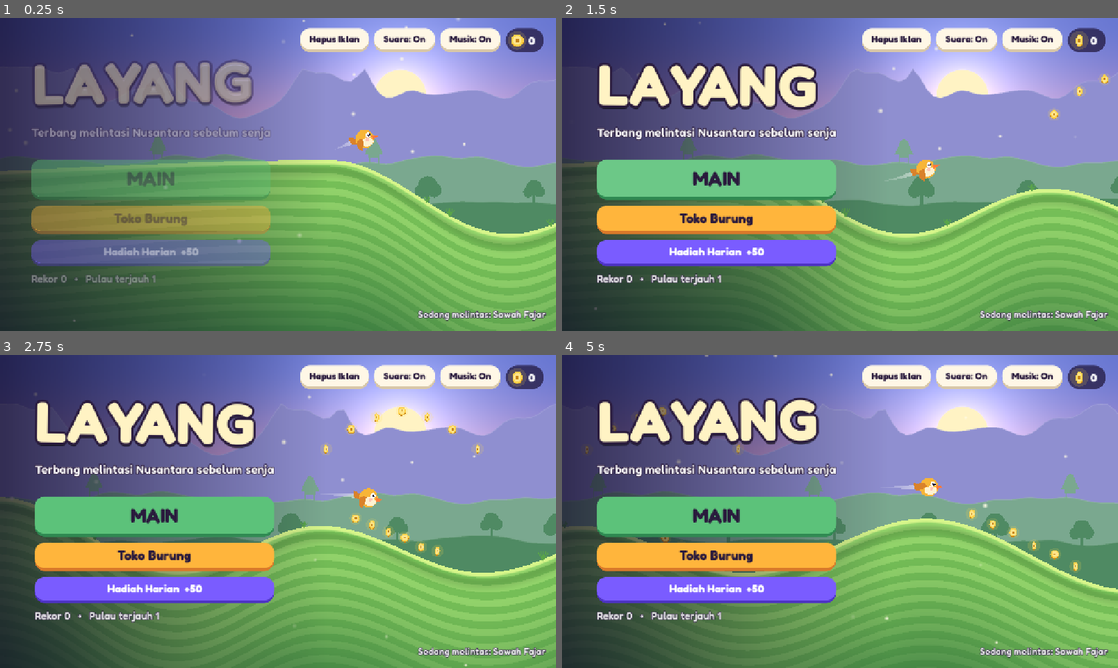
Above: before the commit, frames 1-4 (two rows, left to right).
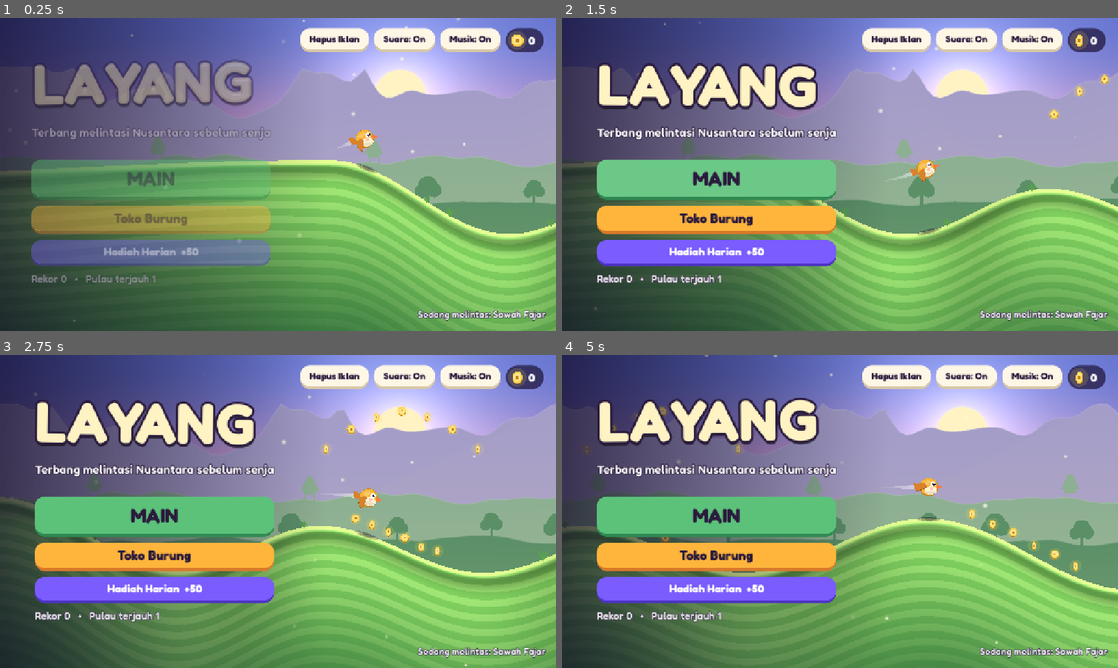
Above: after the commit, the same moments.

Repository: lutfidev/layang
Game: Godot game, scene res://scenes/main_menu.tscn
Same seed, same stepped clock (60 frames per second), same inputs: the game is played once before the commit and once after it.
Inputs (mouse positions are in pixels of both pictures, inside the frame that each line leads up to):
- Up to frame 1 (0.25 s): no input
- Up to frame 2 (1.5 s): move the mouse to (962, 158) at 0.52 s; hold Up 0.53-1.28 s; hold Space (fly) 0.53-1.28 s; click (962, 158) at 0.67 s; move the mouse to (728, 190) at 1.27 s; tap Space (fly) at 1.35 s
- Up to frame 3 (2.75 s): move the mouse to (333, 442) at 2.02 s; hold Up from 2.03 s (still down); hold Space (fly) from 2.03 s (still down)
- Up to frame 4 (5 s): move the mouse to (812, 574) at 2.77 s; release Space (fly) at 2.78 s; tap Space (fly) at 2.85, 4.35 s; click (812, 574) at 2.92 s; move the mouse to (1006, 558) at 3.52 s; release Up at 3.53 s; hold Space (fly) 3.53-4.28 s; move the mouse to (673, 464) at 4.27 s

The runs differ from the first frame. In frame 1, 2.8% of the frame differs, in the area x 56-100%, y 34-72%; in frame 2, 3.9%; in frame 3, 5.0%; in frame 4, 5.1%, in the area x 40-100%, y 31-70%.

Commit message:
2.5D depth: sun-facing hill lighting, atmospheric haze, ball shading, soft shadows
Hill slope is packed into vertex colour and lit from each biome's sun direction.
Bird and sea monster get shaded bodies and a shadow on the ground/water;
submerged monster parts show as dark shapes under the surface.

Diff:
--- a/scripts/world/art.gd
+++ b/scripts/world/art.gd
@@ -207,7 +207,9 @@
 		var fx := pos.x + (6.0 + i * 20.0) * s
 		var fy := pos.y - r * 0.82 + i * 7.0 * s
 		ci.draw_colored_polygon(PackedVector2Array([Vector2(fx - 13.0 * s, fy + 8.0 * s), Vector2(fx + 4.0 * s, fy - 26.0 * s + wob), Vector2(fx + 15.0 * s, fy + 10.0 * s)]), body.lightened(0.25))
-	ellipse(ci, pos, r * 1.05, r, body)
+	ellipse(ci, pos, r * 1.05, r, body.darkened(0.22))
+	ellipse(ci, pos + Vector2(0, -r * 0.08), r * 0.95, r * 0.9, body)
+	ellipse(ci, pos + Vector2(r * 0.1, -r * 0.55), r * 0.4, r * 0.18, Color(1, 1, 1, 0.2), 0.2)
 	# mouth: dark wedge opening from a hinge at the cheek
 	var open := mouth_open * 0.8
 	var hinge := pos + Vector2(r * 0.25, r * 0.15)
@@ -235,3 +237,17 @@
 	ci.draw_circle(eye + Vector2(-8.0 * s, -3.0 * s), 4.0 * s, Color.WHITE)
 	ci.draw_line(eye + Vector2(-20.0 * s, -24.0 * s), eye + Vector2(12.0 * s, -16.0 * s), body.darkened(0.5), 6.0 * s)
 	ci.draw_circle(pos + Vector2(r * 0.3, -r * 0.05), 9.0 * s, Color(1.0, 0.45, 0.6, 0.45))
+
+
+## A circle shaded like a ball lit from above: darker rim at the bottom, soft highlight on top.
+static func ball(ci: CanvasItem, c: Vector2, r: float, col: Color) -> void:
+	ci.draw_circle(c, r, col.darkened(0.22))
+	ci.draw_circle(c + Vector2(0, -r * 0.08), r * 0.9, col)
+	ellipse(ci, c + Vector2(-r * 0.2, -r * 0.45), r * 0.42, r * 0.22, Color(1, 1, 1, 0.22), -0.3)
+
+
+## Soft ground shadow: a few stacked translucent ellipses.
+static func shadow(ci: CanvasItem, c: Vector2, rx: float, ry: float, alpha: float, rot: float = 0.0) -> void:
+	for i in 3:
+		var k := 1.0 - i * 0.28
+		ellipse(ci, c, rx * k, ry * k, Color(0.05, 0.02, 0.12, alpha * 0.4), rot)
--- a/scripts/world/backdrop.gd
+++ b/scripts/world/backdrop.gd
@@ -41,6 +41,12 @@
 		_draw_layer(lb[i], blend, size)
 
 
+func _haze_color() -> Color:
+	var a: Color = biome_a.get("sky_horizon", biome_b.sky_horizon)
+	var b: Color = biome_b.sky_horizon
+	return a.lerp(b, blend) * tint
+
+
 func _profile(L: Dictionary, u: float, base_y: float) -> float:
 	var n := _noise(int(L.seed))
 	var amp: float = L.amp
@@ -80,7 +86,19 @@
 	var edge := pts.duplicate()
 	pts.append(Vector2(size.x + 24.0, size.y + 10.0))
 	pts.append(Vector2(-24.0, size.y + 10.0))
-	draw_colored_polygon(pts, col)
+	# atmospheric perspective: far layers (low factor) melt into the horizon, bases are misty
+	var haze := _haze_color()
+	haze.a = alpha
+	var far := clampf(1.0 - float(L.factor) / 0.35, 0.0, 1.0)
+	var top_col := col.lerp(haze, 0.05 + 0.15 * far)
+	var bottom_col := col.lerp(haze, 0.22 + 0.2 * far)
+	var cols := PackedColorArray()
+	var span := maxf(1.0, size.y + 10.0 - (base_y - float(L.amp)))
+	for p in pts:
+		var k := clampf((p.y - (base_y - float(L.amp))) / span, 0.0, 1.0)
+		cols.append(top_col.lerp(bottom_col, k * k))
+	draw_polygon(pts, cols)
+	col = top_col
 	var hi := col.lightened(0.18)
 	hi.a = alpha * 0.6
 	draw_polyline(edge, hi, 2.0, true)
--- a/scripts/world/bird.gd
+++ b/scripts/world/bird.gd
@@ -200,8 +200,9 @@
 			Art.leaf(self, Vector2(-16, 4), a2, 46.0, 5.0, -0.5, skin.feature_color)
 	draw_colored_polygon(PackedVector2Array([Vector2(-16, -4), Vector2(-36, -12), Vector2(-34, 4), Vector2(-16, 8)]), skin.wing)
 	# body
-	draw_circle(Vector2.ZERO, RADIUS, b)
+	Art.ball(self, Vector2.ZERO, RADIUS, b)
 	Art.ellipse(self, Vector2(4, 8), 15, 10, skin.belly)
+	Art.ellipse(self, Vector2(4, 13), 12, 4, Color(0, 0, 0, 0.08))
 	# casque / crest / crown (behind eye, on head)
 	match String(skin.feature):
 		"crest":
@@ -220,6 +221,7 @@
 			wing_ang = 0.25
 		elif not can_lift():
 			wing_ang = -0.75 + sin(_flap) * 0.08   # spread, gliding
+	Art.leaf(self, Vector2(-4, 0), PI + wing_ang, 30.0, 9.0, -0.6, (skin.wing as Color).darkened(0.3))
 	Art.leaf(self, Vector2(-4, -2), PI + wing_ang, 30.0, 9.0, -0.6, skin.wing)
 	# beak
 	draw_colored_polygon(PackedVector2Array([Vector2(18, -5), Vector2(34 if skin.feature != "casque" else 38, 1), Vector2(18, 6)]), skin.beak)
--- a/scripts/world/sea_monster.gd
+++ b/scripts/world/sea_monster.gd
@@ -91,16 +91,23 @@
 			draw_circle(Vector2(bx, by), 7.0 + 6.0 * (1.0 - ph), Color(1, 1, 1, 0.85 * (1.0 - ph)))
 		return
 	# body humps (back to front), only the parts above the water
+	var head := path_at(t)
+	var height := wy - head.y
+	if height > 0.0:
+		Art.shadow(self, Vector2(head.x, wy + 4.0), 70.0 + height * 0.08, 12.0, clampf(0.5 - height / 1400.0, 0.1, 0.5))
 	for i in range(SEGMENTS, 0, -1):
 		var p := path_at(t - SEG_LAG * i)
 		var r := 50.0 - i * 2.6
-		if p.y - r < wy:
-			draw_circle(p, r, BODY)
+		if p.y - r >= wy:
+			draw_circle(p, r, Color(0.06, 0.04, 0.2, 0.35))   # still under water
+		else:
+			Art.ball(self, p, r, BODY)
 			draw_circle(p + Vector2(0, r * 0.35), r * 0.62, BELLY)
 			if i % 2 == 0:
 				draw_colored_polygon(PackedVector2Array([p + Vector2(-12, -r + 4), p + Vector2(0, -r - 18), p + Vector2(12, -r + 4)]), BODY.lightened(0.25))
-	var head := path_at(t)
 	var p01 := clampf(t / JUMP_TIME, 0.0, 1.0)
 	var mouth := clampf(1.0 - absf(p01 - 0.5) * 3.0, 0.0, 1.0)
-	if head.y - 80.0 < wy:
+	if head.y - 80.0 >= wy:
+		Art.ellipse(self, head, 64.0, 56.0, Color(0.06, 0.04, 0.2, 0.35))
+	else:
 		Art.sea_monster(self, head, 1.15, BODY, BELLY, mouth, _anim)
--- a/scripts/world/terrain.gd
+++ b/scripts/world/terrain.gd
@@ -218,6 +218,7 @@
 	m.set_shader_parameter("col_top", b.hill_top)
 	m.set_shader_parameter("col_deep", b.hill_deep)
 	m.set_shader_parameter("pattern", int(b.pattern))
+	m.set_shader_parameter("light_x", (float(b.sun_x) - 0.5) * 1.6)
 	m.set_shader_parameter("stripe_w", float(b.stripe_w))
 	m.set_shader_parameter("glow_rim", 1.0 if b.id == "danau" or b.id == "gunung" else 0.0)
 	_materials[island] = m
@@ -232,6 +233,7 @@
 	var n := int(ceil((x1 - x0) / SAMPLE))
 	var verts := PackedVector2Array()
 	var uvs := PackedVector2Array()
+	var cols := PackedColorArray()
 	for j in n + 1:
 		var x := lerpf(x0, x1, float(j) / n)
 		var t := float(j) / n
@@ -240,10 +242,16 @@
 		uvs.append(Vector2(x, 0.0))
 		verts.append(Vector2(x, h + DEPTH))
 		uvs.append(Vector2(x, DEPTH))
+		# surface slope packed into the vertex color (red = 0.5 + slope * 0.4) for hill.gdshader lighting
+		var s := (keys_y[idx + 1] - keys_y[idx]) * PI * sin(PI * t) / (2.0 * (x1 - x0))
+		var c := Color(clampf(0.5 + s * 0.4, 0.0, 1.0), 0, 0, 1)
+		cols.append(c)
+		cols.append(c)
 	var arr := []
 	arr.resize(Mesh.ARRAY_MAX)
 	arr[Mesh.ARRAY_VERTEX] = verts
 	arr[Mesh.ARRAY_TEX_UV] = uvs
+	arr[Mesh.ARRAY_COLOR] = cols
 	var mesh := ArrayMesh.new()
 	mesh.add_surface_from_arrays(Mesh.PRIMITIVE_TRIANGLE_STRIP, arr)
 	var mi := MeshInstance2D.new()
--- a/scripts/world/world.gd
+++ b/scripts/world/world.gd
@@ -81,6 +81,9 @@
 	add_child(bird)
 	monster = SeaMonster.new()
 	add_child(monster)
+	var shade := BirdShadow.new()
+	shade.world = self
+	add_child(shade)
 	camera = Camera2D.new()
 	add_child(camera)
 	camera.make_current()
@@ -297,3 +300,28 @@
 func _on_splash() -> void:
 	Ambient.burst(self, Vector2(bird.position.x, Terrain.WATER_Y), (_biome_to.water_top as Color), 26, 620.0)
 	bird_splashed.emit()
+
+
+
+## Soft shadow under the bird on the ground or the water: smaller and darker the closer it flies.
+class BirdShadow:
+	extends Node2D
+	var world: World
+
+	func _ready() -> void:
+		z_index = 1
+
+	func _process(_d: float) -> void:
+		queue_redraw()
+
+	func _draw() -> void:
+		var b := world.bird
+		var x := b.position.x
+		var sea := world.terrain.is_sea_at(x)
+		var gy := Terrain.WATER_Y + 2.0 if sea else world.terrain.height_at(x)
+		var h := gy - b.position.y
+		if h > 900.0 or h < -4.0:
+			return
+		var k := clampf(h / 900.0, 0.0, 1.0)
+		var rot := 0.0 if sea else atan(world.terrain.slope_at(x))
+		Art.shadow(self, Vector2(x, gy + 2.0), 34.0 * (1.0 + k * 0.8), 8.0 * (1.0 + k * 0.4), 0.55 * (1.0 - k), rot)
--- a/shaders/hill.gdshader
+++ b/shaders/hill.gdshader
@@ -10,9 +10,13 @@
 uniform float glow_rim = 0.0;     // night islands get a glowing rim
 
 varying vec2 wpos;
+uniform float light_x = 0.6;     // sun direction: <0 sun on the left, >0 on the right
+
+varying float slope;  // surface slope, packed in vertex color red
 
 void vertex() {
 	wpos = (MODEL_MATRIX * vec4(VERTEX, 0.0, 1.0)).xy;
+	slope = (COLOR.r - 0.5) / 0.4;
 }
 
 void fragment() {
@@ -32,8 +36,16 @@
 	}
 	vec3 c = mix(col_a.rgb, col_b.rgb, s * 0.9);
 	c = mix(c, col_deep.rgb, smoothstep(30.0, 760.0, d));
+	// slope lighting: strongest near the surface, fading into the hill body
+	vec2 n = normalize(vec2(slope, -1.0));
+	float lit = dot(n, normalize(vec2(light_x, -1.0)));
+	float sun = smoothstep(0.35, 1.0, lit);
+	float near = 1.0 - smoothstep(40.0, 520.0, d);
+	c *= mix(1.0, mix(0.72, 1.1, sun), near);
+	// soft inner shadow under the rim gives the surface some thickness
+	c *= 1.0 - 0.18 * smoothstep(14.0, 22.0, d) * (1.0 - smoothstep(22.0, 90.0, d));
 	float rim = 1.0 - smoothstep(9.0, 15.0, d);
-	c = mix(c, col_top.rgb, rim);
+	c = mix(c, mix(col_top.rgb * 0.85, col_top.rgb * 1.08, sun), rim);
 	float shade = smoothstep(15.0, 30.0, d) * (1.0 - smoothstep(30.0, 70.0, d));
 	c *= 1.0 - shade * 0.12;
 	c += col_top.rgb * glow_rim * (1.0 - smoothstep(0.0, 26.0, d)) * 0.35;
